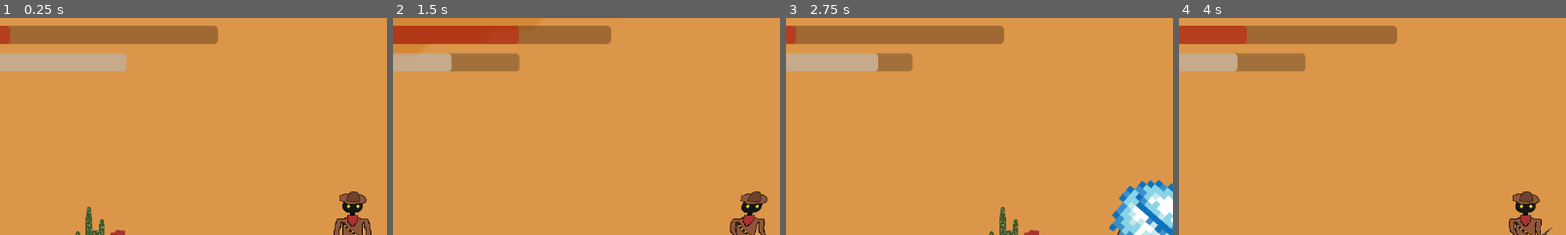
Above: before the commit, frames 1-4 (left to right).
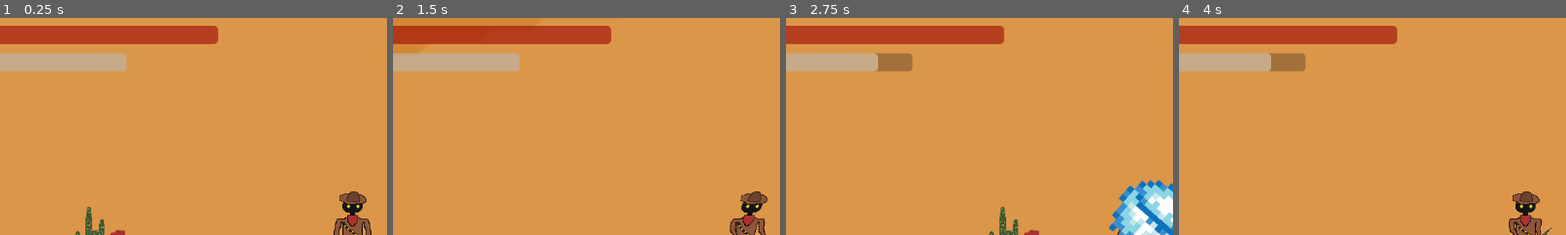
Above: after the commit, the same moments.

Repository: MGray2/Cowboy_With_A_Wand
Game: Godot game, scene res://scenes/main.tscn
Same seed, same stepped clock (60 frames per second), same inputs: the game is played once before the commit and once after it.
Inputs (mouse positions are % of the whole screen's width and height, from its top left):
- Up to frame 1 (0.25 s): no input
- Up to frame 2 (1.5 s): tap Enter (ui_accept) at 0.5, 0.77 s; move the mouse to (72, 45) at 0.52 s; hold D (right) from 0.53 s (still down); tap F (attack) at 0.6 s; tap E (heal) at 0.8, 1.35 s; move the mouse to (30, 55) at 1.27 s
- Up to frame 3 (2.75 s): tap Enter (ui_accept) at 1.52 s; tap Q (mana) at 1.55, 2.1 s; move the mouse to (60, 28) at 2.02 s; release D (right) at 2.03 s; hold A (left) from 2.03 s (still down); right-click (60, 28) at 2.3 s
- Up to frame 4 (4 s): move the mouse to (45, 70) at 2.77 s; release A (left) at 2.78 s; hold D (right) from 2.78 s (still down); right-click (45, 70) at 2.85 s; tap Enter (ui_accept) at 3.02, 3.77 s; tap F (attack) at 3.05, 3.6 s; move the mouse to (80, 65) at 3.52 s; tap E (heal) at 3.8 s
The pictures show only the part of the screen within x 5-54%, y 1-51%; the shares and areas given below are measured in that part.

The runs differ from the first frame. In frame 1, 4.6% of the frame differs, in the area x 2-57%, y 3-13%; in frame 2, 3.5%; in frame 3, 4.6%; in frame 4, 4.0%.

Commit message:
boss done

Diff:
--- a/collision_shape_2d.tscn
+++ b/collision_shape_2d.tscn
@@ -1,7 +1,7 @@
 [gd_scene load_steps=2 format=3 uid="uid://co0unpe1rgxwi"]
 
 [sub_resource type="CircleShape2D" id="CircleShape2D_ixk7i"]
-radius = 268.896
+radius = 124.036
 
 [node name="CollisionShape2D" type="CollisionShape2D"]
 shape = SubResource("CircleShape2D_ixk7i")
--- a/scenes/bad_guy2.tscn
+++ b/scenes/bad_guy2.tscn
@@ -255,8 +255,8 @@
 [sub_resource type="CircleShape2D" id="CircleShape2D_c57ef"]
 radius = 483.084
 
-[sub_resource type="CircleShape2D" id="CircleShape2D_at7ay"]
-radius = 46.0109
+[sub_resource type="RectangleShape2D" id="RectangleShape2D_vsf72"]
+size = Vector2(78.5, 0)
 
 [node name="bad_guy" type="CharacterBody2D"]
 script = ExtResource("1_1o8cr")
@@ -271,7 +271,7 @@
 offset_top = -65.0
 offset_right = 112.0
 offset_bottom = -38.0
-max_value = 500.0
+max_value = 2000.0
 show_percentage = false
 
 [node name="Timer" type="Timer" parent="."]
@@ -281,7 +281,7 @@
 position = Vector2(1, 3)
 scale = Vector2(1.34375, 1.19531)
 sprite_frames = SubResource("SpriteFrames_yphbm")
-animation = &"attacks"
+animation = &"Idle"
 
 [node name="victory" type="AudioStreamPlayer2D" parent="."]
 stream = ExtResource("3_mnp8e")
@@ -298,9 +298,8 @@
 shape = SubResource("CircleShape2D_c57ef")
 
 [node name="CollisionShape2D" type="CollisionShape2D" parent="."]
-position = Vector2(-1, 28)
-shape = SubResource("CircleShape2D_at7ay")
-one_way_collision = true
+position = Vector2(-0.25, 43)
+shape = SubResource("RectangleShape2D_vsf72")
 debug_color = Color(0.917647, 0, 0.701961, 0.419608)
 
 [node name="Attacktimer" type="Timer" parent="."]
--- a/scenes/player.tscn
+++ b/scenes/player.tscn
@@ -9,7 +9,7 @@
 
 [sub_resource type="GDScript" id="GDScript_rqjt0"]
 script/source = "extends CharacterBody2D
-var health= 10
+var health= 100
 const SPEED = 300
 var invincible = false
 const JUMP_VELOCITY = -550
--- a/scripts/bad_guy2.gd
+++ b/scripts/bad_guy2.gd
@@ -2,7 +2,7 @@
 var speed = 100
 var gravity = ProjectSettings.get_setting("physics/2d/default_gravity")
 var health_visi = true
-var health = 50
+var health = 2000
 var invi = false
 var JUMP = 500
 var attack_player = false
@@ -14,12 +14,9 @@
 func _ready():
 	update_healthbar()
 func _physics_process(delta):
-	if attack_player == true:
-		$Attacktimer.start()
+	if attack_player:
 
-
-
-
+		position += (player.position - position)/speed
 	if not is_on_floor():
 		velocity.y += gravity * delta
 	move_and_slide()
@@ -46,9 +43,9 @@
 		$tumbletweed.add_child(attacks)
 		await get_tree().create_timer(4).timeout
 		$tumbletweed.remove_child(attacks)
+		$AnimatedSprite2D.play("Idle")
 
-	else:
-		position += (player.position - position)/speed
+
 
 
 
@@ -94,6 +91,7 @@
 	if body.name == "CharacterBody2D":
 		player = body
 		attack_player = true
+		$Attacktimer.start()
 		print(player)
 
 
